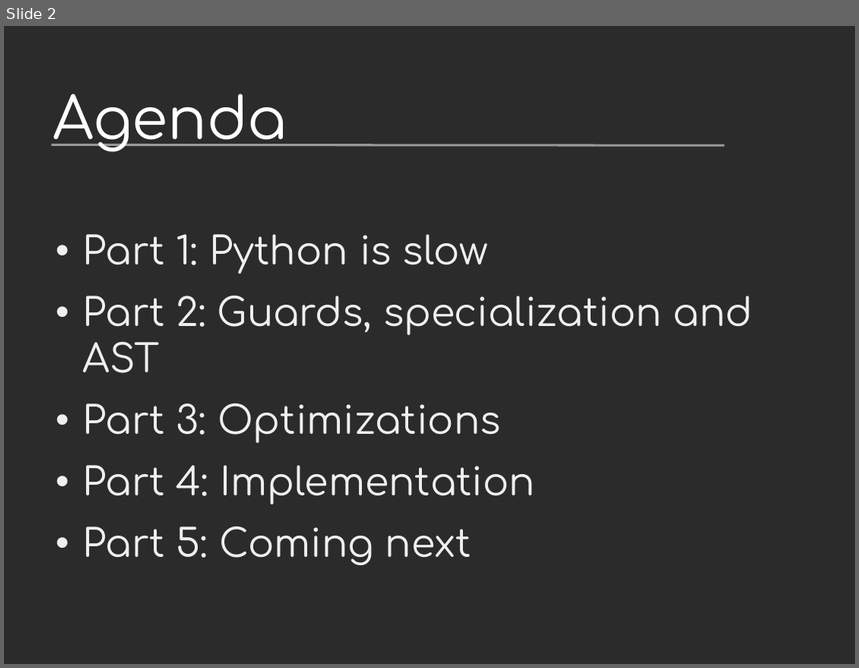
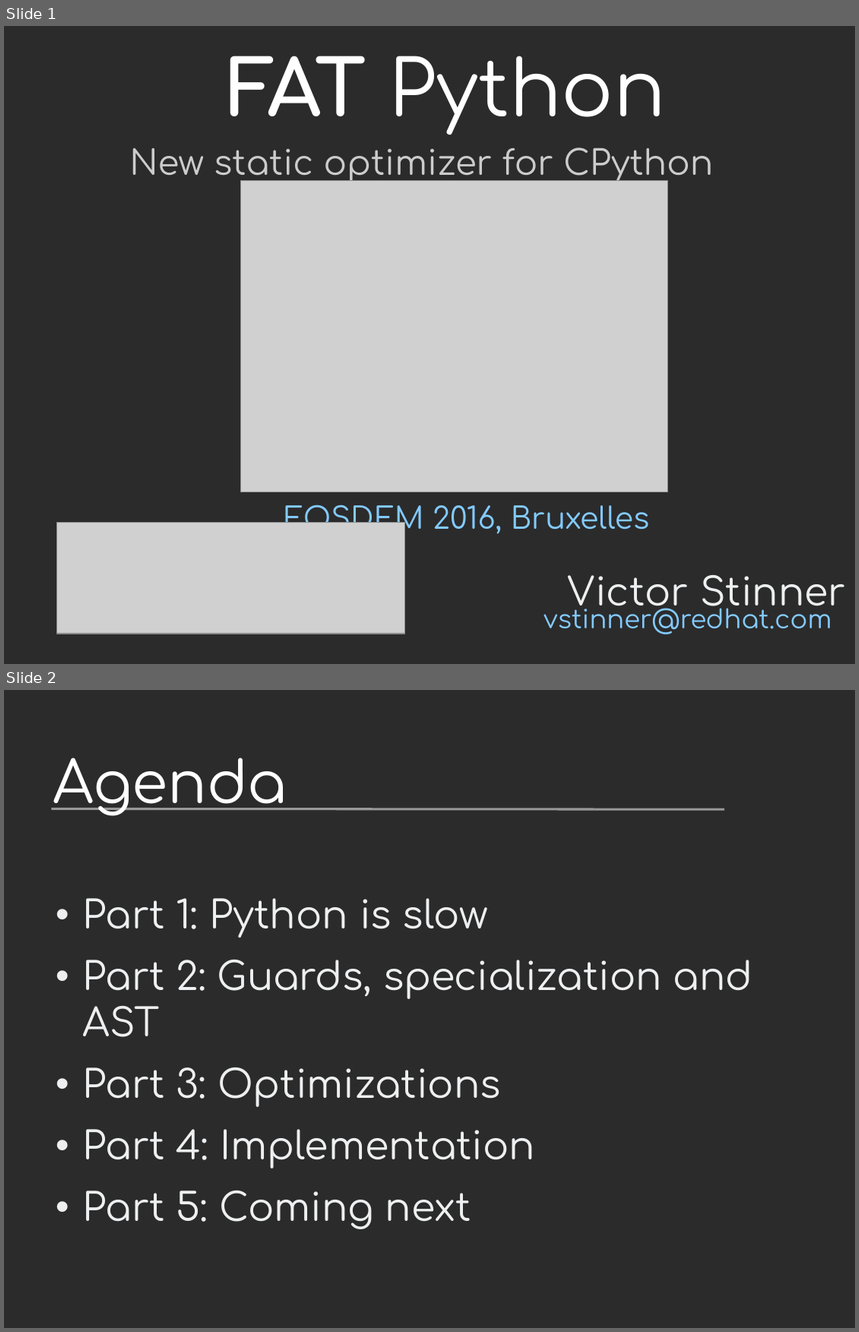
Before and after one commit to vstinner/talks, a slide deck: 2016-FOSDEM/fat_python.odp. Shown one above the other, each under a label of ours: slide 2 before the commit, slides 1 and 2 after it. The pictures are 859x668 and 859x1332 pixels, drawn with LibreOffice and Linux fonts; fonts in the diff are those of the drawing; grey boxes stand for pictures; background and template pictures are left out; a plain dark background stands for a picture behind light text. Boxes give left, top, right and bottom in pixels: in the first picture for what was removed or moved away, otherwise in the second. Text is boxed around its words. In the diff, an @@ line names an element or a change of style, - is before the commit and + after.

```diff
--- a/2016-FOSDEM/fat_python.odp
+++ b/2016-FOSDEM/fat_python.odp
@@ slide 1 added at (x1=4, y1=26, x2=855, y2=664), background picture (left out) @@
@@ text added at (x1=228, y1=56, x2=666, y2=135), 72 pt, text #FFFFFF @@
+FAT Python
@@ text added at (x1=129, y1=148, x2=713, y2=183), 32 pt, text #CCCCCC @@
+New static optimizer for CPython 3.6
@@ picture added at (x1=241, y1=180, x2=667, y2=493) @@
@@ picture added at (x1=57, y1=523, x2=405, y2=634) @@
@@ subtitle added at (x1=284, y1=505, x2=650, y2=537), 28 pt, text #83CAFF @@
+FOSDEM 2016, Bruxelles
@@ text added at (x1=568, y1=575, x2=846, y2=615), 36 pt, text #EEEFF0 @@
+Victor Stinner
@@ text added at (x1=544, y1=600, x2=832, y2=635), 24 pt, text #83CAFF @@
+vstinner@redhat.com
```
Also in this commit, not shown: 9 slides changed, 5 other slides added, 2 slides removed.
